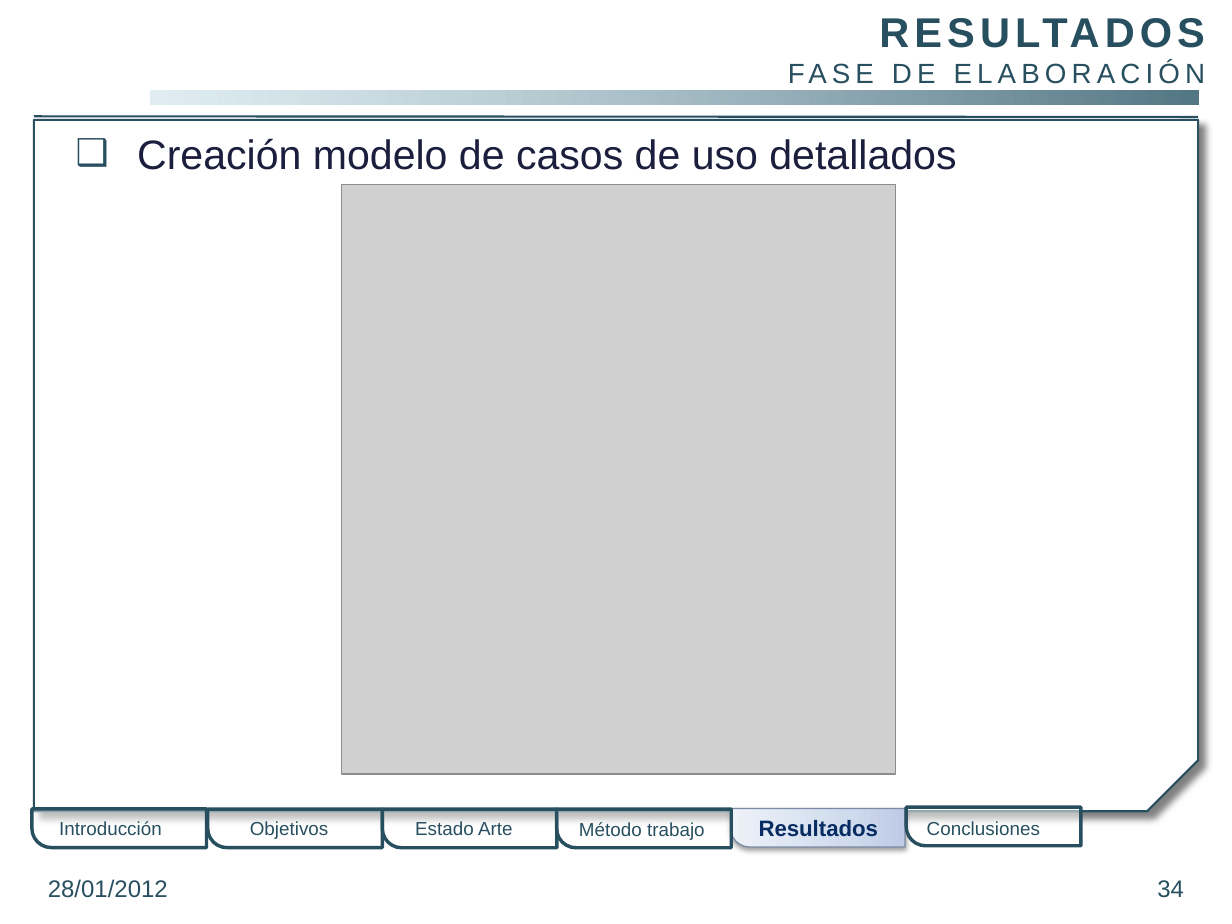
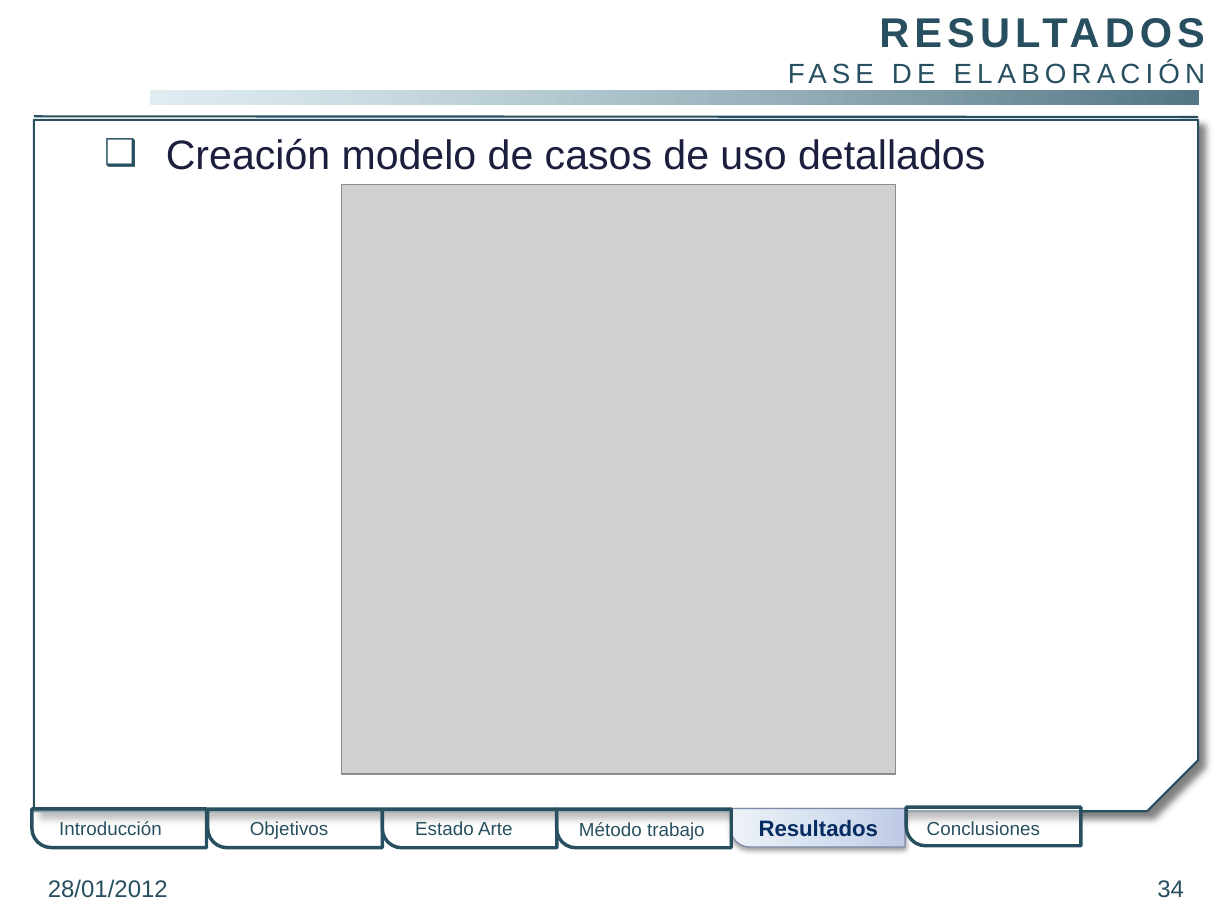
Before and after one commit to gangadhar001/repo-pfc, a slide deck: slide 34 of PFC/Presentacion/PresentacionPFC.pptx. Drawn at 1232x924 pixels with LibreOffice and Linux fonts; fonts in the diff are those of the drawing; grey boxes stand for pictures; background and template pictures are left out. Boxes give left, top, right and bottom in pixels: in the first picture for what was removed or moved away, otherwise in the second. Text is boxed around its words. In the diff, an @@ line names an element or a change of style, - is before the commit and + after.

```diff
--- a/PFC/Presentacion/PresentacionPFC.pptx
+++ b/PFC/Presentacion/PresentacionPFC.pptx
@@ text "Creación modelo de casos de ...": place and size @@
-text "Creación modelo de casos de ..." at <box>137,138,956,170</box>
+text "Creación modelo de casos de ..." at <box>166,138,985,170</box>
```
Also in this commit, not shown: 23 other slides changed.
